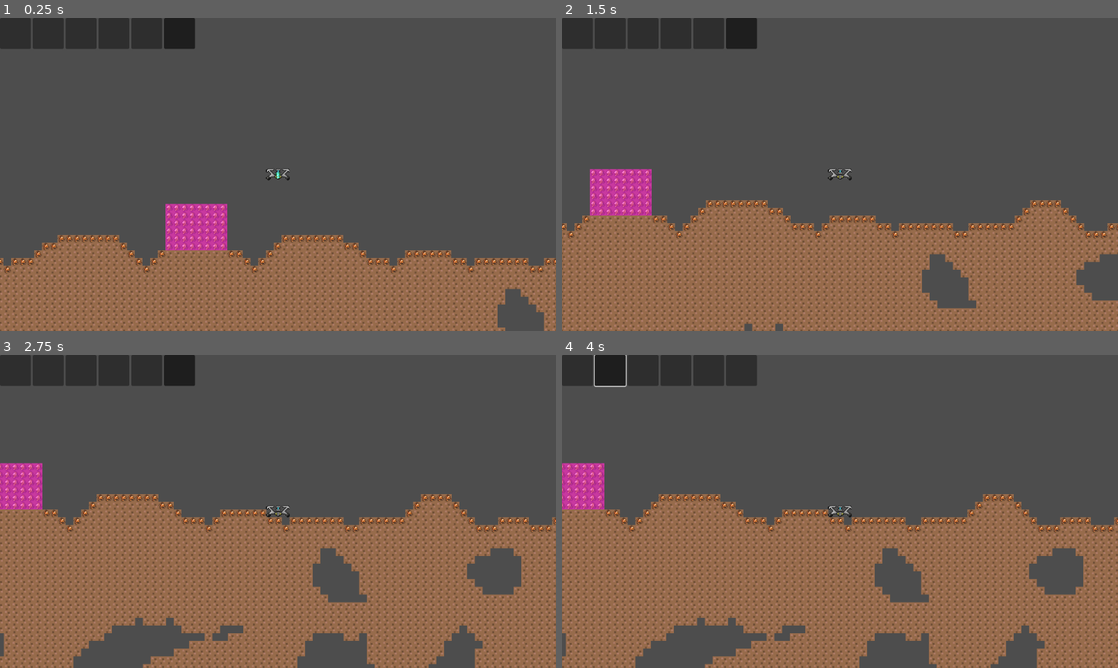
Above: before the commit, frames 1-4 (two rows, left to right).
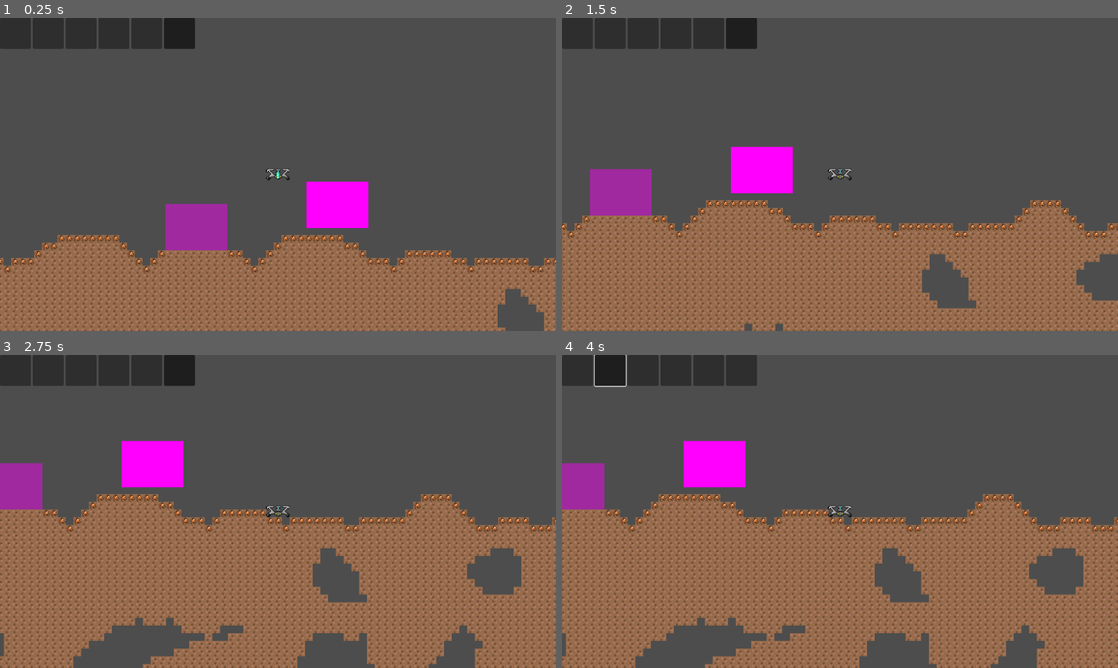
Above: after the commit, the same moments.

Repository: milana-94888u/curiostray
Game: Godot game, scene res://src/scenes/world/world.tscn
The game is run twice, just before and just after one commit, with the same random seed, the same clock (stepped at 60 frames per second) and the same inputs.
Inputs (mouse positions are in pixels of both pictures, inside the frame that each line leads up to):
- Up to frame 1 (0.25 s): no input
- Up to frame 2 (1.5 s): move the mouse to (962, 158) at 0.52 s; hold D (right) from 0.53 s (still down); click (962, 158) at 0.67 s; tap Space (jump) at 0.77 s; move the mouse to (728, 190) at 1.27 s
- Up to frame 3 (2.75 s): tap Space (jump) at 1.52 s; move the mouse to (333, 442) at 2.02 s; release D (right) at 2.03 s; hold A (left) from 2.03 s (still down)
- Up to frame 4 (4 s): release A (left) at 2.75 s; click (578, 370) at 2.75 s; click (612, 370) at 3.5 s

The runs differ from the first frame. In frame 1, 2.9% of the frame differs, in the area x 29-67%, y 52-75%; in frame 2, 2.9%, in the area x 5-42%, y 41-64%; in frame 3, 2.5%; in frame 4, 2.5%.

Commit message:
add repairing buildings

Diff:
--- a/src/resources/inventory/inventory.gd
+++ b/src/resources/inventory/inventory.gd
@@ -59,11 +59,15 @@
 			return
 
 
+func consume_ingridients(ingridients: Array[CrafringIngridient]) -> void:
+	for ingdirient in ingridients:
+		collect_item(ingdirient.reqiured_item)
+
+
 func craft(recipe: CraftingRecipe) -> CountedItem:
 	if not can_be_crafted(recipe):
 		return null
-	for ingdirient in recipe.ingridients:
-		collect_item(ingdirient.reqiured_item)
+	consume_ingridients(recipe.ingridients)
 	return recipe.result
 
 
--- /dev/null
+++ b/src/scenes/ui/misc/repair_ask.gd
@@ -0,0 +1,55 @@
+class_name RepairAsk
+extends Control
+
+
+signal repaired
+
+
+@onready var items_container := $VBoxContainer/HBoxContainer as HBoxContainer
+@onready var repair_button := $VBoxContainer/RepairButton as Button
+
+@export var recipe: Array[CrafringIngridient]:
+	set(value):
+		recipe = value
+		if not is_node_ready():
+			await ready
+		apply_recipe()
+
+
+@export var inventory: Inventory:
+	get:
+		return Globals.player_data.player_inventory
+	set(new_inventory):
+		if not is_node_ready():
+			await ready
+		Globals.player_data.player_inventory = new_inventory
+
+
+@export var crafting_recipe_slot_scene: PackedScene
+
+
+func _ready() -> void:
+	apply_recipe()
+
+
+func apply_recipe() -> void:
+	for child in items_container.get_children():
+		items_container.remove_child(child)
+	if not is_instance_valid(inventory):
+		return
+	if not inventory.changed.is_connected(apply_recipe):
+		inventory.changed.connect(apply_recipe)
+	var can_be_repaired := true
+	for ingridient in recipe:
+		var ingridient_display := crafting_recipe_slot_scene.instantiate() as CountedItemUI
+		ingridient_display.counted_item = ingridient.reqiured_item
+		if not inventory.has_enough(ingridient.reqiured_item):
+			can_be_repaired = false
+			ingridient_display.modulate.a = 0.5
+		items_container.add_child(ingridient_display)
+	repair_button.disabled = not can_be_repaired
+
+
+func _on_repair_button_pressed() -> void:
+	inventory.consume_ingridients(recipe)
+	repaired.emit()
--- /dev/null
+++ b/src/scenes/ui/misc/repair_ask.tscn
@@ -0,0 +1,48 @@
+[gd_scene load_steps=8 format=3 uid="uid://ctbvcgw6ly1dy"]
+
+[ext_resource type="Script" path="res://src/scenes/ui/misc/repair_ask.gd" id="1_yq10q"]
+[ext_resource type="PackedScene" uid="uid://bixwcj5yj87vd" path="res://src/scenes/ui/counted_item_ui.tscn" id="2_27fw8"]
+[ext_resource type="Texture2D" uid="uid://dr25j70rc70vd" path="res://assets/sprites/tilesets/tiles.png" id="3_rlyl2"]
+[ext_resource type="Resource" uid="uid://b11ncgn18rgj" path="res://resources/inventory/items/dirt.tres" id="4_nytxt"]
+[ext_resource type="Script" path="res://src/resources/counted_item.gd" id="5_asta0"]
+
+[sub_resource type="AtlasTexture" id="AtlasTexture_skwka"]
+atlas = ExtResource("3_rlyl2")
+region = Rect2(0, 0, 16, 16)
+
+[sub_resource type="Resource" id="Resource_2a6mh"]
+script = ExtResource("5_asta0")
+item = ExtResource("4_nytxt")
+amount = 2
+
+[node name="RepairAsk" type="Control"]
+layout_mode = 3
+anchors_preset = 15
+anchor_right = 1.0
+anchor_bottom = 1.0
+grow_horizontal = 2
+grow_vertical = 2
+script = ExtResource("1_yq10q")
+crafting_recipe_slot_scene = ExtResource("2_27fw8")
+
+[node name="VBoxContainer" type="VBoxContainer" parent="."]
+layout_mode = 0
+offset_right = 40.0
+offset_bottom = 40.0
+
+[node name="HBoxContainer" type="HBoxContainer" parent="VBoxContainer"]
+layout_mode = 2
+
+[node name="CountedItemUI" parent="VBoxContainer/HBoxContainer" instance=ExtResource("2_27fw8")]
+visible = true
+layout_mode = 2
+texture = SubResource("AtlasTexture_skwka")
+counted_item = SubResource("Resource_2a6mh")
+
+[node name="RepairButton" type="Button" parent="VBoxContainer"]
+layout_mode = 2
+size_flags_horizontal = 4
+size_flags_vertical = 4
+text = "Repair"
+
+[connection signal="pressed" from="VBoxContainer/RepairButton" to="." method="_on_repair_button_pressed"]
--- a/src/scenes/world/BuildBlockingBodiesManager.gd
+++ b/src/scenes/world/BuildBlockingBodiesManager.gd
@@ -16,6 +16,6 @@
 	var shape_rect := shape.shape.get_rect()
 	var topleft := world.local_to_map(shape_relative + shape_rect.position)
 	var bottomright := world.local_to_map(shape_relative + shape_rect.end - Vector2.ONE)
-	for x in range(topleft.x, bottomright.x + 1):
-		for y in range(topleft.y, bottomright.y + 1):
-			world.set_block(x, y, world.BlockType.GOLD)
+#	for x in range(topleft.x, bottomright.x + 1):
+#		for y in range(topleft.y, bottomright.y + 1):
+#			world.set_block(x, y, world.BlockType.GOLD)
--- a/src/scenes/world/WorldGenerator.gd
+++ b/src/scenes/world/WorldGenerator.gd
@@ -43,7 +43,7 @@
 
 
 func set_main_building() -> void:
-	var building := preload("res://src/scenes/world/building.tscn").instantiate() as Area2D
+	var building := preload("res://src/scenes/world/buildings/building.tscn").instantiate() as Area2D
 	var left_offset := roundi(terrain_noise.get_noise_1d(-4) * 5)
 	var right_offset := roundi(terrain_noise.get_noise_1d(3) * 5)
 	var total_level := int(float(left_offset + right_offset) * 0.5) # mean
--- a/src/scenes/world/building.gd
+++ /dev/null
@@ -1,6 +0,0 @@
-extends Area2D
-
-
-# Called when the node enters the scene tree for the first time.
-func _ready() -> void:
-	BlockBreakManager.blocking_body_set.emit($CollisionShape2D)
--- /dev/null
+++ b/src/scenes/world/buildings/broken_building.gd
@@ -0,0 +1,30 @@
+extends Building
+
+
+@export var needed_ingdidients: Array[CrafringIngridient]:
+	set(new_recipe):
+		needed_ingdidients = new_recipe
+		if not is_node_ready():
+			await ready
+		repair_ask.recipe = new_recipe
+
+
+@onready var repair_ask := $RepairAsk as RepairAsk
+
+
+func _ready() -> void:
+	pass
+
+
+func _on_body_entered(body: Node2D) -> void:
+	if body is Player:
+		repair_ask.show()
+
+
+func _on_body_exited(body: Node2D) -> void:
+	if body is Player:
+		repair_ask.hide()
+
+
+func _on_repair_ask_repaired() -> void:
+	pass # Replace with function body.
--- /dev/null
+++ b/src/scenes/world/buildings/broken_building.tscn
@@ -0,0 +1,19 @@
+[gd_scene load_steps=4 format=3 uid="uid://cm3lvrxvy4p4g"]
+
+[ext_resource type="PackedScene" uid="uid://ixkwfi3tpv32" path="res://src/scenes/world/buildings/building.tscn" id="1_blxwf"]
+[ext_resource type="Script" path="res://src/scenes/world/buildings/broken_building.gd" id="2_h5d1u"]
+[ext_resource type="PackedScene" uid="uid://ctbvcgw6ly1dy" path="res://src/scenes/ui/misc/repair_ask.tscn" id="3_wlmvc"]
+
+[node name="BrokenBuilding" instance=ExtResource("1_blxwf")]
+modulate = Color(1, 1, 1, 1)
+collision_layer = 0
+collision_mask = 2
+script = ExtResource("2_h5d1u")
+needed_ingdidients = Array[Resource("res://src/resources/crafting/crafting_ingridient.gd")]([])
+
+[node name="RepairAsk" parent="." index="2" instance=ExtResource("3_wlmvc")]
+visible = false
+
+[connection signal="body_entered" from="." to="." method="_on_body_entered"]
+[connection signal="body_exited" from="." to="." method="_on_body_exited"]
+[connection signal="repaired" from="RepairAsk" to="." method="_on_repair_ask_repaired"]
--- /dev/null
+++ b/src/scenes/world/buildings/building.gd
@@ -0,0 +1,2 @@
+class_name Building
+extends Area2D
--- a/src/scenes/world/building.tscn
+++ b/src/scenes/world/buildings/building.tscn
@@ -1,6 +1,7 @@
-[gd_scene load_steps=4 format=3 uid="uid://ixkwfi3tpv32"]
+[gd_scene load_steps=5 format=3 uid="uid://ixkwfi3tpv32"]
 
-[ext_resource type="Script" path="res://src/utils/build_blocker.gd" id="1_myx1b"]
+[ext_resource type="Script" path="res://src/scenes/world/buildings/building.gd" id="1_3lo62"]
+[ext_resource type="Script" path="res://src/utils/build_blocker.gd" id="1_vc55v"]
 
 [sub_resource type="RectangleShape2D" id="RectangleShape2D_q843q"]
 size = Vector2(128, 96)
@@ -10,12 +11,13 @@
 
 [node name="Building" type="Area2D"]
 modulate = Color(1, 1, 1, 0.466667)
+script = ExtResource("1_3lo62")
 
 [node name="CollisionShape2D" type="CollisionShape2D" parent="."]
 shape = SubResource("RectangleShape2D_q843q")
 
 [node name="BuildBlocker" type="Node" parent="CollisionShape2D"]
-script = ExtResource("1_myx1b")
+script = ExtResource("1_vc55v")
 
 [node name="Sprite2D" type="Sprite2D" parent="."]
 texture = SubResource("PlaceholderTexture2D_tlf7e")
--- a/src/scenes/world/world.tscn
+++ b/src/scenes/world/world.tscn
@@ -11,6 +11,9 @@
 [ext_resource type="PackedScene" uid="uid://cxc0xkdjr21h2" path="res://src/scenes/player/player.tscn" id="11_iomqm"]
 [ext_resource type="Script" path="res://src/scenes/world/BuildBlockingBodiesManager.gd" id="11_ykvhv"]
 [ext_resource type="Script" path="res://src/scenes/world/WorldGenerator.gd" id="12_imxky"]
+[ext_resource type="PackedScene" uid="uid://cm3lvrxvy4p4g" path="res://src/scenes/world/buildings/broken_building.tscn" id="12_lthh3"]
+[ext_resource type="Script" path="res://src/resources/counted_item.gd" id="13_nk3hn"]
+[ext_resource type="Script" path="res://src/resources/crafting/crafting_ingridient.gd" id="14_eo0na"]
 
 [sub_resource type="TileSetAtlasSource" id="TileSetAtlasSource_s6ptp"]
 texture = ExtResource("7_n2g4n")
@@ -86,6 +89,15 @@
 fractal_octaves = 9
 fractal_lacunarity = 0.1
 
+[sub_resource type="Resource" id="Resource_a6xu2"]
+script = ExtResource("13_nk3hn")
+item = ExtResource("2_nhjiy")
+amount = 2
+
+[sub_resource type="Resource" id="Resource_gqe82"]
+script = ExtResource("14_eo0na")
+reqiured_item = SubResource("Resource_a6xu2")
+
 [node name="World" type="TileMap"]
 tile_set = SubResource("TileSet_ais84")
 format = 2
@@ -113,3 +125,7 @@
 [node name="BuildBlockingBodiesManager" type="Node" parent="." node_paths=PackedStringArray("world")]
 script = ExtResource("11_ykvhv")
 world = NodePath("..")
+
+[node name="BrokenBuilding" parent="." instance=ExtResource("12_lthh3")]
+position = Vector2(292, -46)
+needed_ingdidients = Array[ExtResource("14_eo0na")]([SubResource("Resource_gqe82")])
Not shown: 1 places in src/scenes/world/world.tscn that only renumber resources
